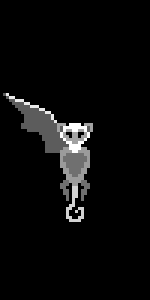
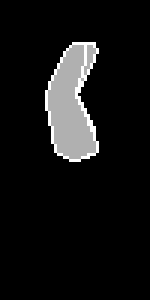
The second 150 x 300 image is a revision of the first. Changes to its layers:
added layer "corpse-2" above "corpse-1" over (45, 42, 99, 162)
added layer "corpse-1" above "shark" over (51, 42, 99, 162)
hid "monkey" over (57, 123, 93, 222)
hid "wing" over (3, 93, 78, 153)
